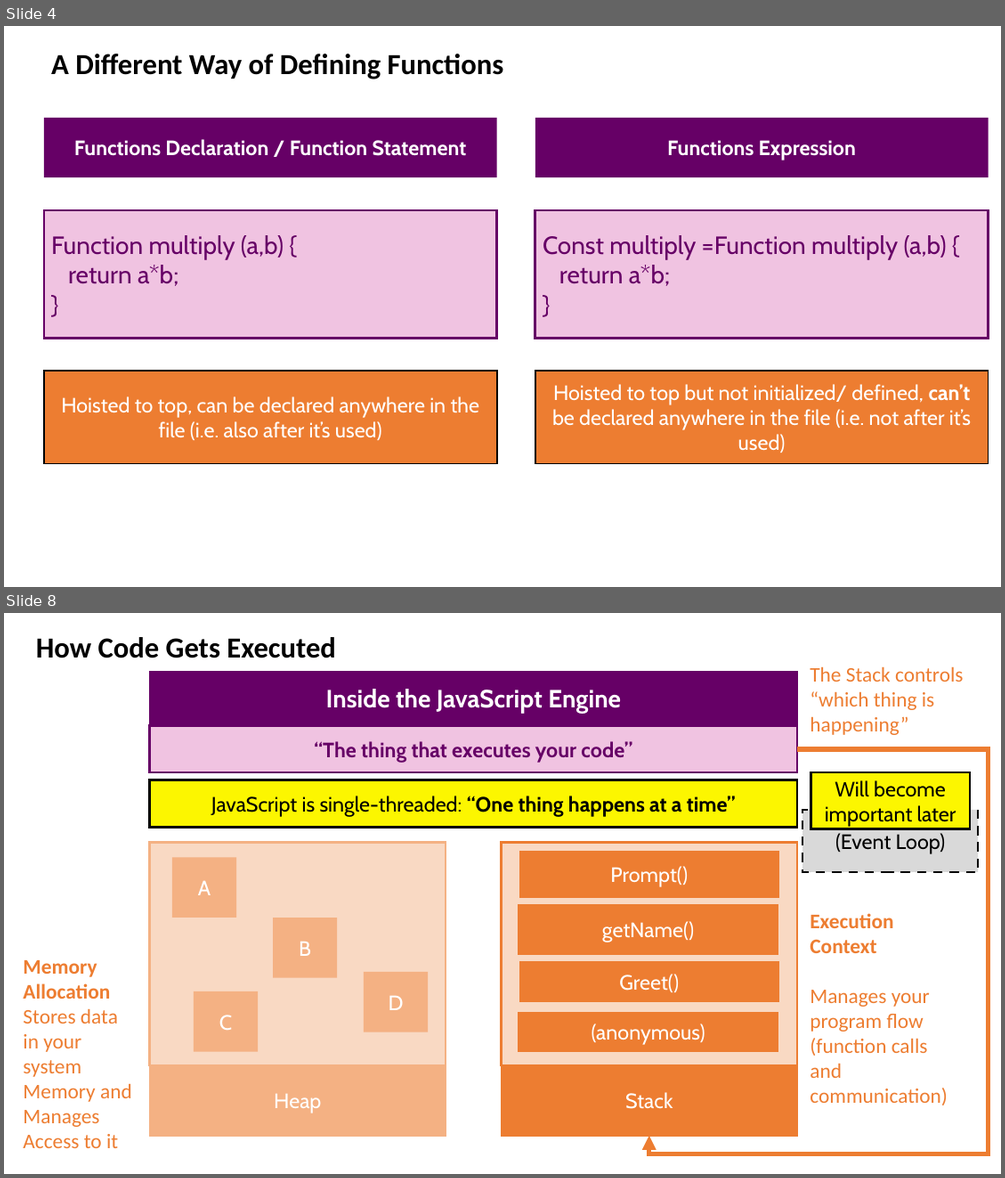
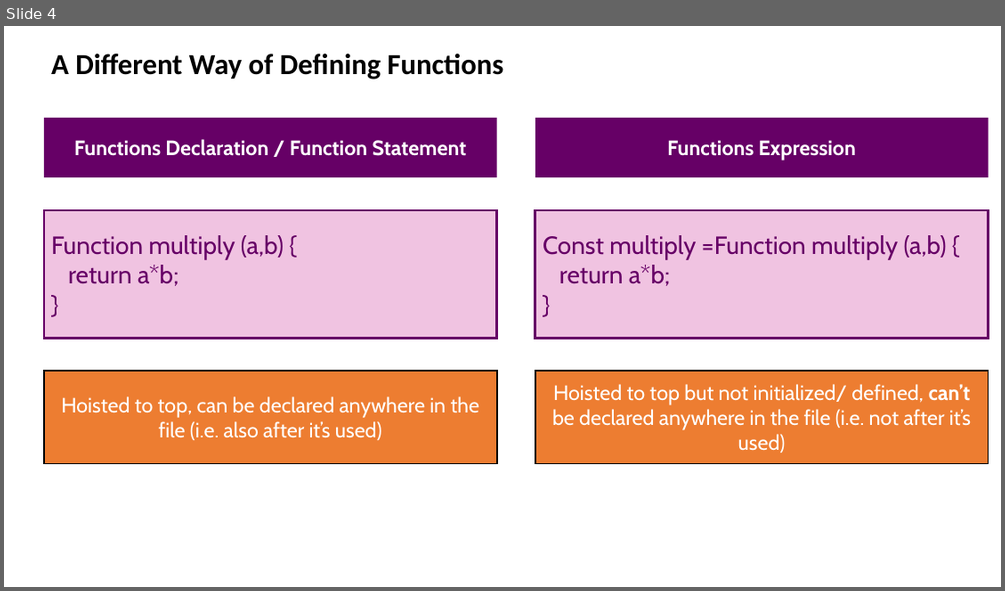
Before and after one commit to drronidz/JavaScript-The-Complete-Guide-2020, a slide deck: 6. More on Functions/docs/Introduction.pptx. Shown one above the other, each under a label of ours: slides 4 and 8 before the commit, slide 4 after it; the slides between them are not shown. The pictures are 1005x1178 and 1005x591 pixels, drawn with LibreOffice and Linux fonts; fonts in the diff are those of the drawing. Boxes give left, top, right and bottom in pixels: in the first picture for what was removed or moved away, otherwise in the second. Text is boxed around its words. In the diff, an @@ line names an element or a change of style, - is before the commit and + after.

```diff
--- a/6. More on Functions/docs/Introduction.pptx
+++ b/6. More on Functions/docs/Introduction.pptx
@@ slide 8 removed at (x1=4, y1=613, x2=1001, y2=1174), background #FFFFFF @@
@@ text removed at (x1=36, y1=637, x2=336, y2=658) @@
-How Code Gets Executed
@@ rectangle removed at (x1=150, y1=672, x2=797, y2=723) @@
-Inside the JavaScript Engine
@@ text removed at (x1=809, y1=666, x2=963, y2=735) @@
-The Stack controls “which thing is happening”
@@ rectangle removed at (x1=150, y1=726, x2=797, y2=773) @@
-“The thing that executes your code”
@@ elbow arrow removed from (797, 749) to (649, 1135) @@
@@ rectangle removed at (x1=811, y1=772, x2=971, y2=829) @@
-Will become important later
@@ rectangle removed at (x1=150, y1=779, x2=797, y2=827) @@
-JavaScript is single-threaded: “One thing happens at a time”
@@ rectangle removed at (x1=802, y1=810, x2=979, y2=872) @@
-(Event Loop)
@@ rectangle removed at (x1=502, y1=843, x2=797, y2=1065) @@
@@ rectangle removed at (x1=520, y1=852, x2=778, y2=897) @@
-Prompt()
@@ rectangle removed at (x1=519, y1=906, x2=778, y2=954) @@
-getName()
@@ text removed at (x1=809, y1=913, x2=947, y2=1105) @@
-Execution
-Context
-Manages your program flow
-(function calls
-and communication)
@@ text removed at (x1=23, y1=960, x2=132, y2=1148) @@
-Memory
-Allocation
-Stores data in your system
-Memory and
-Manages
-Access to it
@@ group removed at (x1=150, y1=843, x2=446, y2=1135): 6 rectangles @@
-Heap
-A
-B
-C
-D
@@ rectangle removed at (x1=520, y1=962, x2=778, y2=1002) @@
-Greet()
@@ rectangle removed at (x1=519, y1=1013, x2=778, y2=1052) @@
-(anonymous)
@@ rectangle removed at (x1=502, y1=1065, x2=797, y2=1135) @@
-Stack
```
Also in this commit, not shown: 1 slide added, 5 other slides removed, 1 other file.
